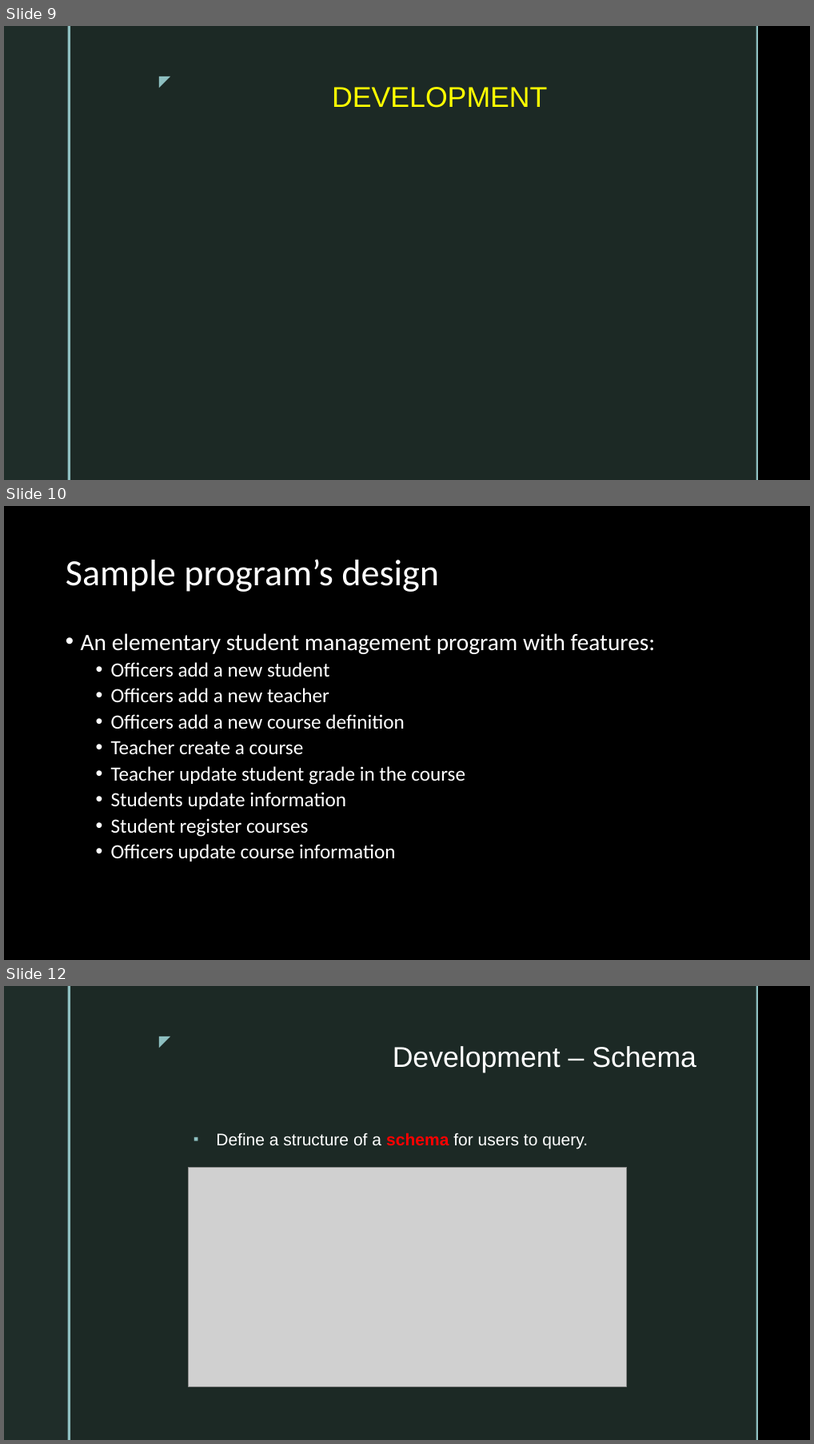
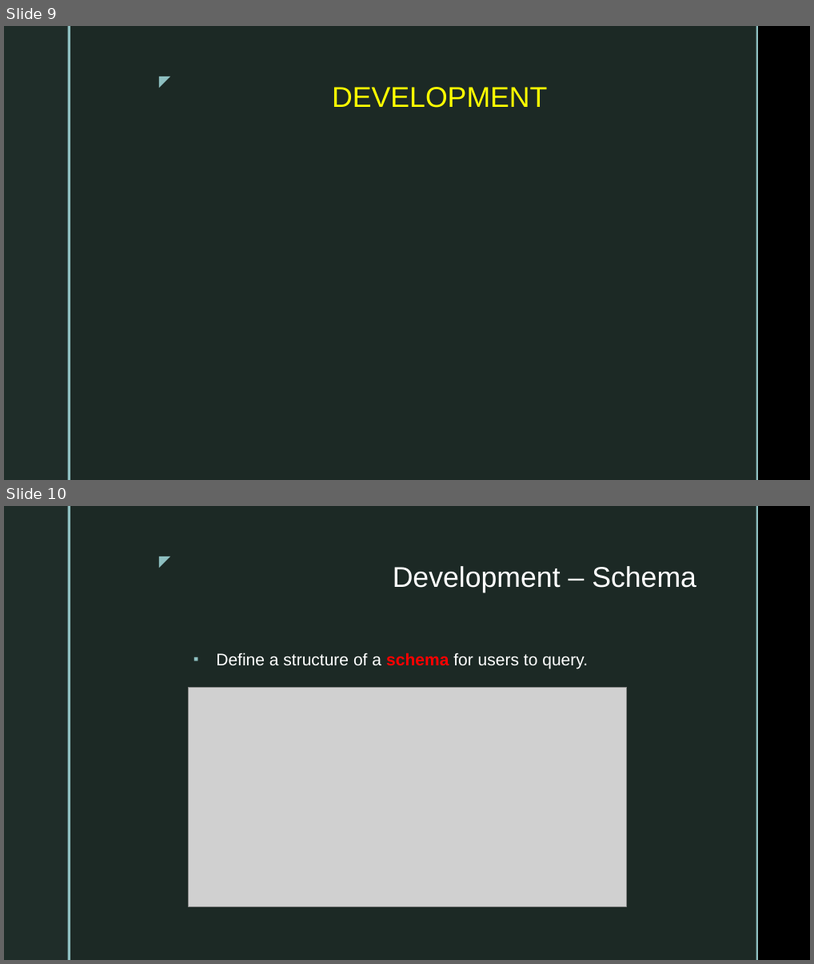
Before and after one commit to dtvu94/Apollo-Server-Client, a slide deck: Docs/Apollo_Server.pptx. Shown one above the other, each under a label of ours: slides 9, 10 and 12 before the commit, slides 9 and 10 after it; the slides between them are not shown. The pictures are 814x1444 and 814x964 pixels, drawn with LibreOffice and Linux fonts; fonts in the diff are those of the drawing; grey boxes stand for pictures; background and template pictures are left out. Boxes give left, top, right and bottom in pixels: in the first picture for what was removed or moved away, otherwise in the second. Text is boxed around its words. In the diff, an @@ line names an element or a change of style, - is before the commit and + after.

```diff
--- a/Docs/Apollo_Server.pptx
+++ b/Docs/Apollo_Server.pptx
@@ slide 10 removed at [4, 506, 810, 960], background #000000 @@
@@ title removed at [66, 559, 439, 592] @@
-Sample program’s design
@@ text removed at [81, 633, 656, 861] @@
-• An elementary student management program with features:
-  • Officers add a new student
-  • Officers add a new teacher
-  • Officers add a new course definition
-  • Teacher create a course
-  • Teacher update student grade in the course
-  • Students update information
-  • Student register courses
-  • Officers update course information
@@ what was slide 12 is now slide 10 @@
```
Also in this commit, not shown: 1 slide changed, 1 other slide removed, 27 other files.
